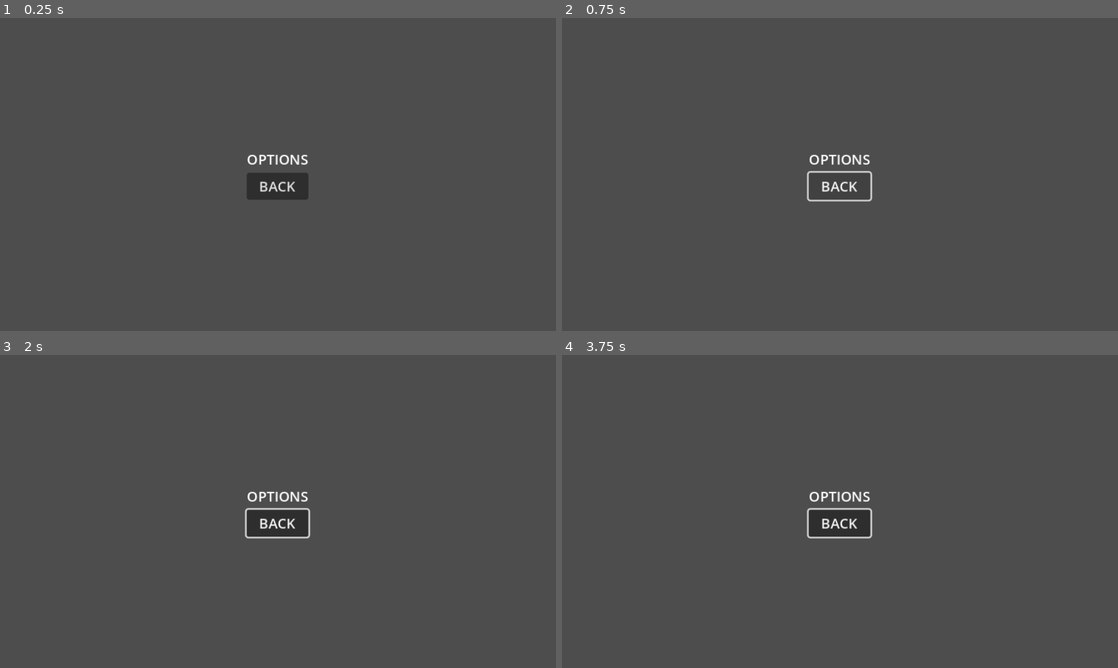
Above: before the commit, frames 1-4 (two rows, left to right).
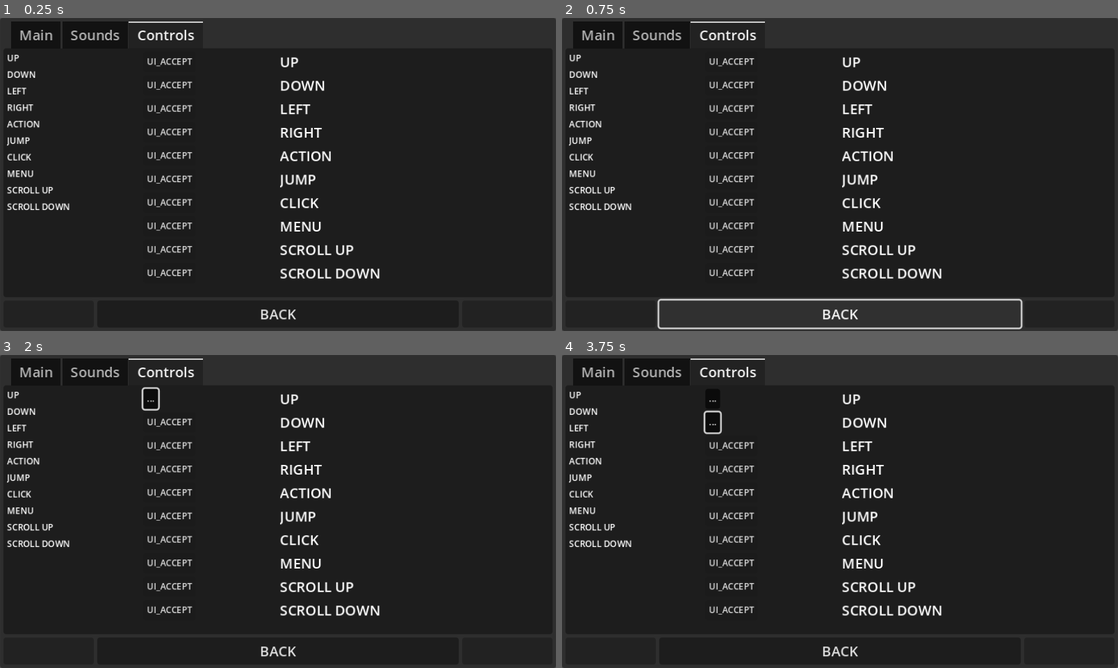
Above: after the commit, the same moments.

Repository: PlayDieRepeat/gmtk_2024
Game: Godot game, scene res://scenes/menus/options_menu.tscn
Same seed, same stepped clock (60 frames per second), same inputs: the game is played once before the commit and once after it. This scene is started directly instead of the project's main scene. Sound files missing from this copy of the repository are replaced by a short silence.
Inputs (mouse positions are in pixels of both pictures, inside the frame that each line leads up to):
- Up to frame 1 (0.25 s): no input
- Up to frame 2 (0.75 s): click "BACK" at 0.5 s
- Up to frame 3 (2 s): click (166, 398) at 1.25 s, where only the run after the commit has a clickable "UI_ACCEPT"
- Up to frame 4 (3.75 s): click (712, 398) at 2 s, where only the run after the commit has a clickable "..."; click (728, 398) at 2.75 s, where only the run after the commit has a clickable "UI_ACCEPT"; click (728, 423) at 3.5 s, where only the run after the commit has a clickable "UI_ACCEPT"

The runs differ from the first frame. In frame 1, 98% of the frame differs, in the area x 0-100%, y 0-100%; in frame 2, 98%; in frame 3, 98%; in frame 4, 98%.
Error in both runs: Assertion failed: There was a problem trying to make a directory!! (res://scripts/_autoloads/elephant.gd:51)

Commit message:
Options Screen - Stub out for controls
Stubbed out a better idea of what an options screen should look like. I have a very rudimentary UI and button system that will call the ActionMap stuff directly, but it needs to use Elephant as a singleton

Diff:
--- a/scenes/menus/options_menu.tscn
+++ b/scenes/menus/options_menu.tscn
@@ -1,6 +1,7 @@
-[gd_scene load_steps=2 format=3 uid="uid://efyl535owuk0"]
+[gd_scene load_steps=3 format=3 uid="uid://efyl535owuk0"]
 
 [ext_resource type="Script" path="res://scripts/menus/options_menu.gd" id="1_upgtq"]
+[ext_resource type="PackedScene" uid="uid://drip0n7wdi2wt" path="res://scenes/menus/utility/remap_input_button.tscn" id="2_uh3vg"]
 
 [node name="OptionsMenu" type="Control"]
 layout_mode = 3
@@ -11,7 +12,7 @@
 grow_vertical = 2
 script = ExtResource("1_upgtq")
 
-[node name="CenterContainer" type="CenterContainer" parent="."]
+[node name="Center" type="CenterContainer" parent="."]
 layout_mode = 1
 anchors_preset = 15
 anchor_right = 1.0
@@ -19,20 +20,289 @@
 grow_horizontal = 2
 grow_vertical = 2
 
-[node name="AspectRatioContainer" type="AspectRatioContainer" parent="CenterContainer"]
+[node name="ARC" type="AspectRatioContainer" parent="Center"]
 layout_mode = 2
 ratio = 1.7778
 
-[node name="VBoxContainer" type="VBoxContainer" parent="CenterContainer/AspectRatioContainer"]
-layout_mode = 2
-
-[node name="OptionsLabel" type="Label" parent="CenterContainer/AspectRatioContainer/VBoxContainer"]
-layout_mode = 2
-text = "OPTIONS"
-
-[node name="BackButton" type="Button" parent="CenterContainer/AspectRatioContainer/VBoxContainer" groups=["Buttons"]]
-layout_mode = 2
+[node name="BackgroundPanel" type="PanelContainer" parent="Center/ARC"]
+layout_mode = 2
+
+[node name="MarginContainer" type="MarginContainer" parent="Center/ARC"]
+custom_minimum_size = Vector2(640, 360)
+layout_mode = 2
+theme_override_constants/margin_left = 4
+theme_override_constants/margin_top = 4
+theme_override_constants/margin_right = 4
+theme_override_constants/margin_bottom = 4
+
+[node name="MainVBox" type="VBoxContainer" parent="Center/ARC/MarginContainer"]
+layout_mode = 2
+
+[node name="Tabs" type="TabContainer" parent="Center/ARC/MarginContainer/MainVBox"]
+unique_name_in_owner = true
+layout_mode = 2
+size_flags_vertical = 3
+current_tab = 2
+clip_tabs = false
+all_tabs_in_front = true
+
+[node name="MainOptionsPanel" type="PanelContainer" parent="Center/ARC/MarginContainer/MainVBox/Tabs"]
+visible = false
+layout_mode = 2
+
+[node name="SoundsOptionsPanel" type="PanelContainer" parent="Center/ARC/MarginContainer/MainVBox/Tabs"]
+visible = false
+layout_mode = 2
+
+[node name="ControlsOptionsPanel" type="PanelContainer" parent="Center/ARC/MarginContainer/MainVBox/Tabs"]
+layout_mode = 2
+
+[node name="MarginContainer" type="MarginContainer" parent="Center/ARC/MarginContainer/MainVBox/Tabs/ControlsOptionsPanel"]
+layout_mode = 2
+theme_override_constants/margin_left = 4
+theme_override_constants/margin_top = 4
+theme_override_constants/margin_right = 4
+theme_override_constants/margin_bottom = 4
+
+[node name="ControlsHBox" type="HBoxContainer" parent="Center/ARC/MarginContainer/MainVBox/Tabs/ControlsOptionsPanel/MarginContainer"]
+layout_mode = 2
+
+[node name="ScrollContainer" type="ScrollContainer" parent="Center/ARC/MarginContainer/MainVBox/Tabs/ControlsOptionsPanel/MarginContainer/ControlsHBox"]
+layout_mode = 2
+size_flags_horizontal = 3
+size_flags_stretch_ratio = 0.25
+
+[node name="KnMVBoxActions" type="VBoxContainer" parent="Center/ARC/MarginContainer/MainVBox/Tabs/ControlsOptionsPanel/MarginContainer/ControlsHBox/ScrollContainer"]
+layout_mode = 2
+size_flags_horizontal = 3
+size_flags_stretch_ratio = 0.25
+
+[node name="UPKnMLabel" type="RichTextLabel" parent="Center/ARC/MarginContainer/MainVBox/Tabs/ControlsOptionsPanel/MarginContainer/ControlsHBox/ScrollContainer/KnMVBoxActions"]
+layout_mode = 2
+size_flags_vertical = 3
+theme_override_font_sizes/normal_font_size = 10
+text = "UP"
+fit_content = true
+
+[node name="DOWNKnMLabel" type="RichTextLabel" parent="Center/ARC/MarginContainer/MainVBox/Tabs/ControlsOptionsPanel/MarginContainer/ControlsHBox/ScrollContainer/KnMVBoxActions"]
+layout_mode = 2
+size_flags_vertical = 3
+theme_override_font_sizes/normal_font_size = 10
+text = "DOWN"
+fit_content = true
+
+[node name="LEFTKnMLabel" type="RichTextLabel" parent="Center/ARC/MarginContainer/MainVBox/Tabs/ControlsOptionsPanel/MarginContainer/ControlsHBox/ScrollContainer/KnMVBoxActions"]
+layout_mode = 2
+size_flags_vertical = 3
+theme_override_font_sizes/normal_font_size = 10
+text = "LEFT"
+fit_content = true
+
+[node name="RIGHTKnMLabel" type="RichTextLabel" parent="Center/ARC/MarginContainer/MainVBox/Tabs/ControlsOptionsPanel/MarginContainer/ControlsHBox/ScrollContainer/KnMVBoxActions"]
+layout_mode = 2
+size_flags_vertical = 3
+theme_override_font_sizes/normal_font_size = 10
+text = "RIGHT"
+fit_content = true
+
+[node name="ACTIONKnMLabel" type="RichTextLabel" parent="Center/ARC/MarginContainer/MainVBox/Tabs/ControlsOptionsPanel/MarginContainer/ControlsHBox/ScrollContainer/KnMVBoxActions"]
+layout_mode = 2
+size_flags_vertical = 3
+theme_override_font_sizes/normal_font_size = 10
+text = "ACTION"
+fit_content = true
+
+[node name="JUMPKnMLabel" type="RichTextLabel" parent="Center/ARC/MarginContainer/MainVBox/Tabs/ControlsOptionsPanel/MarginContainer/ControlsHBox/ScrollContainer/KnMVBoxActions"]
+layout_mode = 2
+size_flags_vertical = 3
+theme_override_font_sizes/normal_font_size = 10
+text = "JUMP"
+fit_content = true
+
+[node name="CLICKKnMLabel" type="RichTextLabel" parent="Center/ARC/MarginContainer/MainVBox/Tabs/ControlsOptionsPanel/MarginContainer/ControlsHBox/ScrollContainer/KnMVBoxActions"]
+layout_mode = 2
+size_flags_vertical = 3
+theme_override_font_sizes/normal_font_size = 10
+text = "CLICK"
+fit_content = true
+
+[node name="MENUKnMLabel" type="RichTextLabel" parent="Center/ARC/MarginContainer/MainVBox/Tabs/ControlsOptionsPanel/MarginContainer/ControlsHBox/ScrollContainer/KnMVBoxActions"]
+layout_mode = 2
+size_flags_vertical = 3
+theme_override_font_sizes/normal_font_size = 10
+text = "MENU"
+fit_content = true
+
+[node name="SCROLLUPKnMLabel9" type="RichTextLabel" parent="Center/ARC/MarginContainer/MainVBox/Tabs/ControlsOptionsPanel/MarginContainer/ControlsHBox/ScrollContainer/KnMVBoxActions"]
+layout_mode = 2
+size_flags_vertical = 3
+theme_override_font_sizes/normal_font_size = 10
+text = "SCROLL UP"
+fit_content = true
+
+[node name="SCROLLDOWNKnMLabel10" type="RichTextLabel" parent="Center/ARC/MarginContainer/MainVBox/Tabs/ControlsOptionsPanel/MarginContainer/ControlsHBox/ScrollContainer/KnMVBoxActions"]
+layout_mode = 2
+size_flags_vertical = 3
+theme_override_font_sizes/normal_font_size = 10
+text = "SCROLL DOWN"
+fit_content = true
+
+[node name="KnMVBoxKeys" type="VBoxContainer" parent="Center/ARC/MarginContainer/MainVBox/Tabs/ControlsOptionsPanel/MarginContainer/ControlsHBox"]
+layout_mode = 2
+size_flags_horizontal = 3
+size_flags_stretch_ratio = 0.25
+
+[node name="RemapInputButton" parent="Center/ARC/MarginContainer/MainVBox/Tabs/ControlsOptionsPanel/MarginContainer/ControlsHBox/KnMVBoxKeys" instance=ExtResource("2_uh3vg")]
+layout_mode = 2
+size_flags_horizontal = 0
+size_flags_vertical = 0
+theme_override_font_sizes/font_size = 10
+text = "UP"
+
+[node name="RemapInputButton2" parent="Center/ARC/MarginContainer/MainVBox/Tabs/ControlsOptionsPanel/MarginContainer/ControlsHBox/KnMVBoxKeys" instance=ExtResource("2_uh3vg")]
+layout_mode = 2
+size_flags_horizontal = 0
+size_flags_vertical = 0
+theme_override_font_sizes/font_size = 10
+text = "..."
+
+[node name="RemapInputButton3" parent="Center/ARC/MarginContainer/MainVBox/Tabs/ControlsOptionsPanel/MarginContainer/ControlsHBox/KnMVBoxKeys" instance=ExtResource("2_uh3vg")]
+layout_mode = 2
+size_flags_horizontal = 0
+size_flags_vertical = 0
+theme_override_font_sizes/font_size = 10
+text = "..."
+
+[node name="RemapInputButton4" parent="Center/ARC/MarginContainer/MainVBox/Tabs/ControlsOptionsPanel/MarginContainer/ControlsHBox/KnMVBoxKeys" instance=ExtResource("2_uh3vg")]
+layout_mode = 2
+size_flags_horizontal = 0
+size_flags_vertical = 0
+theme_override_font_sizes/font_size = 10
+text = "..."
+
+[node name="RemapInputButton5" parent="Center/ARC/MarginContainer/MainVBox/Tabs/ControlsOptionsPanel/MarginContainer/ControlsHBox/KnMVBoxKeys" instance=ExtResource("2_uh3vg")]
+layout_mode = 2
+size_flags_horizontal = 0
+size_flags_vertical = 0
+theme_override_font_sizes/font_size = 10
+text = "..."
+
+[node name="RemapInputButton6" parent="Center/ARC/MarginContainer/MainVBox/Tabs/ControlsOptionsPanel/MarginContainer/ControlsHBox/KnMVBoxKeys" instance=ExtResource("2_uh3vg")]
+layout_mode = 2
+size_flags_horizontal = 0
+size_flags_vertical = 0
+theme_override_font_sizes/font_size = 10
+text = "..."
+
+[node name="RemapInputButton7" parent="Center/ARC/MarginContainer/MainVBox/Tabs/ControlsOptionsPanel/MarginContainer/ControlsHBox/KnMVBoxKeys" instance=ExtResource("2_uh3vg")]
+layout_mode = 2
+size_flags_horizontal = 0
+size_flags_vertical = 0
+theme_override_font_sizes/font_size = 10
+text = "..."
+
+[node name="RemapInputButton8" parent="Center/ARC/MarginContainer/MainVBox/Tabs/ControlsOptionsPanel/MarginContainer/ControlsHBox/KnMVBoxKeys" instance=ExtResource("2_uh3vg")]
+layout_mode = 2
+size_flags_horizontal = 0
+size_flags_vertical = 0
+theme_override_font_sizes/font_size = 10
+text = "..."
+
+[node name="RemapInputButton9" parent="Center/ARC/MarginContainer/MainVBox/Tabs/ControlsOptionsPanel/MarginContainer/ControlsHBox/KnMVBoxKeys" instance=ExtResource("2_uh3vg")]
+layout_mode = 2
+size_flags_horizontal = 0
+size_flags_vertical = 0
+theme_override_font_sizes/font_size = 10
+text = "..."
+
+[node name="RemapInputButton10" parent="Center/ARC/MarginContainer/MainVBox/Tabs/ControlsOptionsPanel/MarginContainer/ControlsHBox/KnMVBoxKeys" instance=ExtResource("2_uh3vg")]
+layout_mode = 2
+size_flags_horizontal = 0
+size_flags_vertical = 0
+theme_override_font_sizes/font_size = 10
+text = "..."
+
+[node name="GpadVBoxActions" type="VBoxContainer" parent="Center/ARC/MarginContainer/MainVBox/Tabs/ControlsOptionsPanel/MarginContainer/ControlsHBox"]
+layout_mode = 2
+size_flags_horizontal = 3
+size_flags_stretch_ratio = 0.25
+
+[node name="UPGPLabel" type="RichTextLabel" parent="Center/ARC/MarginContainer/MainVBox/Tabs/ControlsOptionsPanel/MarginContainer/ControlsHBox/GpadVBoxActions"]
+layout_mode = 2
+text = "UP"
+fit_content = true
+
+[node name="DOWNGPLabel" type="RichTextLabel" parent="Center/ARC/MarginContainer/MainVBox/Tabs/ControlsOptionsPanel/MarginContainer/ControlsHBox/GpadVBoxActions"]
+layout_mode = 2
+text = "DOWN"
+fit_content = true
+
+[node name="LEFTGPLabel" type="RichTextLabel" parent="Center/ARC/MarginContainer/MainVBox/Tabs/ControlsOptionsPanel/MarginContainer/ControlsHBox/GpadVBoxActions"]
+layout_mode = 2
+text = "LEFT"
+fit_content = true
+
+[node name="RIGHTGPLabel" type="RichTextLabel" parent="Center/ARC/MarginContainer/MainVBox/Tabs/ControlsOptionsPanel/MarginContainer/ControlsHBox/GpadVBoxActions"]
+layout_mode = 2
+text = "RIGHT"
+fit_content = true
+
+[node name="ACTIONGPLabel" type="RichTextLabel" parent="Center/ARC/MarginContainer/MainVBox/Tabs/ControlsOptionsPanel/MarginContainer/ControlsHBox/GpadVBoxActions"]
+layout_mode = 2
+text = "ACTION"
+fit_content = true
+
+[node name="JUMPGPLabel" type="RichTextLabel" parent="Center/ARC/MarginContainer/MainVBox/Tabs/ControlsOptionsPanel/MarginContainer/ControlsHBox/GpadVBoxActions"]
+layout_mode = 2
+text = "JUMP"
+fit_content = true
+
+[node name="CLICKGPLabel" type="RichTextLabel" parent="Center/ARC/MarginContainer/MainVBox/Tabs/ControlsOptionsPanel/MarginContainer/ControlsHBox/GpadVBoxActions"]
+layout_mode = 2
+text = "CLICK"
+fit_content = true
+
+[node name="MENUGPLabel" type="RichTextLabel" parent="Center/ARC/MarginContainer/MainVBox/Tabs/ControlsOptionsPanel/MarginContainer/ControlsHBox/GpadVBoxActions"]
+layout_mode = 2
+text = "MENU"
+fit_content = true
+
+[node name="SCROLLUPGPLabel" type="RichTextLabel" parent="Center/ARC/MarginContainer/MainVBox/Tabs/ControlsOptionsPanel/MarginContainer/ControlsHBox/GpadVBoxActions"]
+layout_mode = 2
+text = "SCROLL UP"
+fit_content = true
+
+[node name="SCROLLDOWNGPLabel" type="RichTextLabel" parent="Center/ARC/MarginContainer/MainVBox/Tabs/ControlsOptionsPanel/MarginContainer/ControlsHBox/GpadVBoxActions"]
+layout_mode = 2
+text = "SCROLL DOWN"
+fit_content = true
+
+[node name="GpadVBoxKeys" type="VBoxContainer" parent="Center/ARC/MarginContainer/MainVBox/Tabs/ControlsOptionsPanel/MarginContainer/ControlsHBox"]
+layout_mode = 2
+size_flags_horizontal = 3
+size_flags_stretch_ratio = 0.25
+
+[node name="HBoxContainer" type="HBoxContainer" parent="Center/ARC/MarginContainer/MainVBox"]
+layout_mode = 2
+
+[node name="FooterLeftPanel" type="PanelContainer" parent="Center/ARC/MarginContainer/MainVBox/HBoxContainer"]
+layout_mode = 2
+size_flags_horizontal = 3
+size_flags_stretch_ratio = 0.25
+
+[node name="FooterMiddlePanel" type="PanelContainer" parent="Center/ARC/MarginContainer/MainVBox/HBoxContainer"]
+layout_mode = 2
+size_flags_horizontal = 3
+
+[node name="BackButton" type="Button" parent="Center/ARC/MarginContainer/MainVBox/HBoxContainer/FooterMiddlePanel" groups=["Buttons"]]
+layout_mode = 2
+size_flags_stretch_ratio = 2.0
 keep_pressed_outside = true
 text = "BACK"
 
-[connection signal="pressed" from="CenterContainer/AspectRatioContainer/VBoxContainer/BackButton" to="." method="_on_back_button_pressed"]
+[node name="FooterRightPanel" type="PanelContainer" parent="Center/ARC/MarginContainer/MainVBox/HBoxContainer"]
+layout_mode = 2
+size_flags_horizontal = 3
+size_flags_stretch_ratio = 0.25
+
+[connection signal="pressed" from="Center/ARC/MarginContainer/MainVBox/HBoxContainer/FooterMiddlePanel/BackButton" to="." method="_on_back_button_pressed"]
--- /dev/null
+++ b/scenes/menus/utility/remap_input_button.tscn
@@ -0,0 +1,11 @@
+[gd_scene load_steps=2 format=3 uid="uid://drip0n7wdi2wt"]
+
+[ext_resource type="Script" path="res://scripts/menus/utility/remap_input_button.gd" id="1_kpbu3"]
+
+[node name="RemapInputButton" type="Button"]
+offset_right = 8.0
+offset_bottom = 8.0
+toggle_mode = true
+script = ExtResource("1_kpbu3")
+
+[connection signal="toggled" from="." to="." method="_on_toggled"]
--- a/scripts/menus/options_menu.gd
+++ b/scripts/menus/options_menu.gd
@@ -2,5 +2,14 @@
 
 signal back_to_start_from_options
 
+func _ready() -> void:
+	for i in %Tabs.get_tab_count():
+		if %Tabs.get_tab_title(i) == "MainOptionsPanel":
+			%Tabs.set_tab_title(i, "Main")
+		if %Tabs.get_tab_title(i) == "SoundsOptionsPanel":
+			%Tabs.set_tab_title(i, "Sounds")
+		if %Tabs.get_tab_title(i) == "ControlsOptionsPanel":
+			%Tabs.set_tab_title(i, "Controls")
+
 func _on_back_button_pressed() -> void:
 	emit_signal("back_to_start_from_options")
--- /dev/null
+++ b/scripts/menus/utility/remap_input_button.gd
@@ -0,0 +1,27 @@
+extends Button
+
+@export var action := "UP"
+
+func _ready() -> void:
+	set_process_unhandled_key_input(false)
+	display_key()
+
+func display_key() -> void:
+	text = "%s" % InputMap.get_actions()[0].to_upper()
+
+func _on_toggled(p_toggled_on: bool) -> void:
+	set_process_unhandled_key_input(p_toggled_on)
+	if p_toggled_on == true:
+		text = "..."
+	else:
+		display_key()
+
+func _unhandled_key_input(p_event: InputEvent) -> void:
+	remap_key(p_event)
+	set_pressed_no_signal(false)
+
+func remap_key(p_event: InputEvent) -> void:
+	InputMap.action_erase_events(action)
+	InputMap.action_add_event(action, p_event)
+
+	text = "%s" % p_event.as_text()
